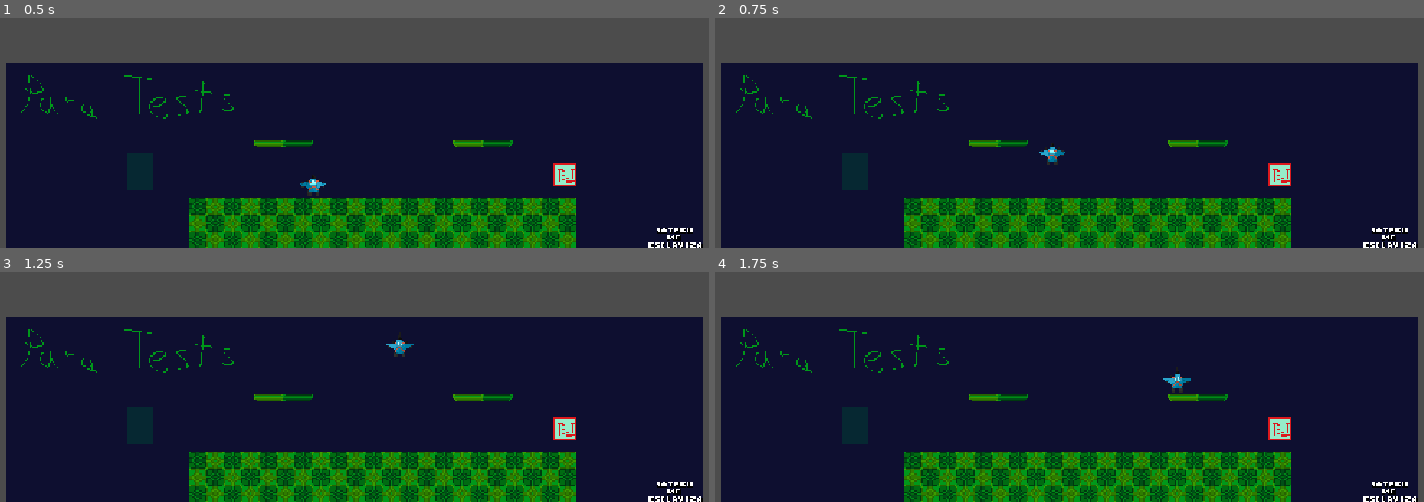
Above: before the commit, frames 1-4 (two rows, left to right).
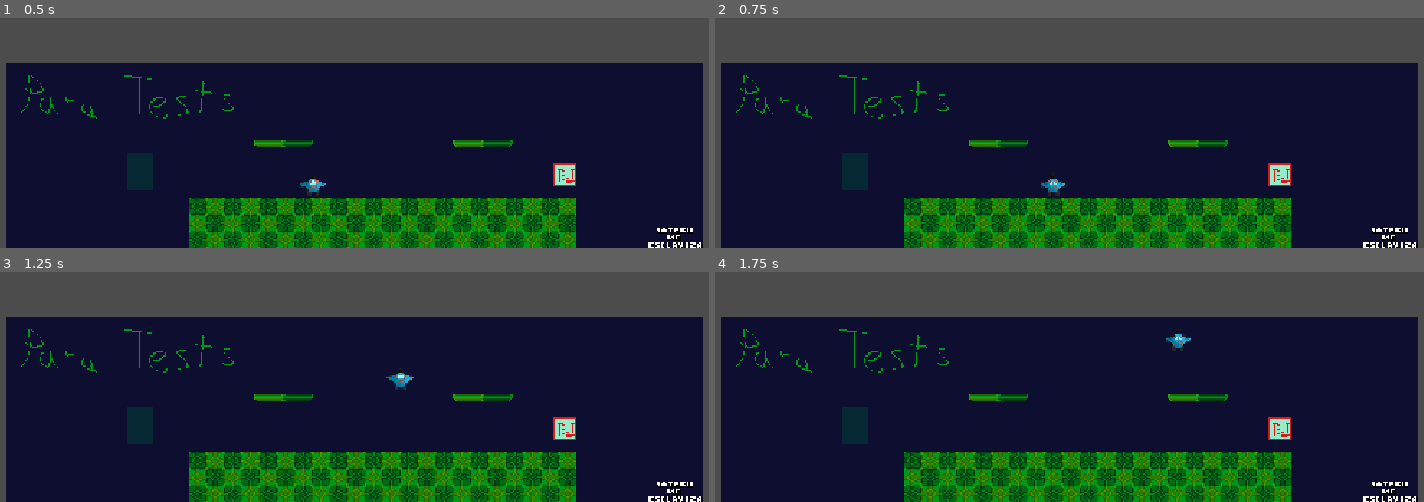
Above: after the commit, the same moments.

Repository: SaternDev/PixelVs2D
Game: Godot game, scene res://Scenes/SceneMap1.tscn
Two runs of this game, one before a commit and one after it. Both use one fixed random seed, a clock stepped at 60 frames per second and the inputs below.
Inputs:
- Up to frame 1 (0.5 s): no input
- Up to frame 2 (0.75 s): tap Enter (ui_accept) at 0.5, 0.6 s; hold D (Derecha) from 0.53 s (still down)
- Up to frame 3 (1.25 s): keep holding D (Derecha); tap Space (Salto) at 0.77, 0.8, 1.07 s
- Up to frame 4 (1.75 s): keep holding D (Derecha); tap Space (Salto) at 1.35, 1.52 s; tap Enter (ui_accept) at 1.55 s

Frame 1 is identical in both runs. In frame 2, 0.3% of the frame differs, in the area x 45-50%, y 54-78%; in frame 3, 0.3%; in frame 4, 0.3%.

Commit message:
Script de Jugador
He mejorado el script del jugador

Nueva Variables:
-coordenadas de reaparecer (respawnLocation)
-Knockback, dice si está reciviendo o no nokback
-Cantidad Vidas

cambio en movimiento y salto, solo se peude mientras no estes reciviendo knockback

Nuevas Funciones:
-muerte del jugador
-recibirKnockback

Diff:
--- a/Scripts/player1_controller.gd
+++ b/Scripts/player1_controller.gd
@@ -3,41 +3,64 @@
 
 const  SPEED = 180.0
 
+var LIFES = 3
 @export var jump_velocity = -300.0
+@export var respawnLocation:Vector2 = Vector2(510., 550.)
 
 var air_jumps = 2
+
+var inKnockback:bool = false
+
+func _process(_delta: float) -> void:
+	if position.y > 2000:
+		position = respawnLocation
+		player_Death()
 
 
 func _physics_process(delta: float) -> void:
 
 	var direction := Input.get_axis("Izquierda", "Derecha")
 
-	# Add the gravity.
-	if not is_on_floor():
-		velocity += get_gravity() * delta
+	if not inKnockback:
+		# Add the gravity.
+		if not is_on_floor():
+			velocity += get_gravity() * delta
 
 	#Restart Double Jump
 	if is_on_floor():
 		air_jumps = 2
 
-	# Handle jump.
-	if Input.is_action_just_pressed("ui_accept") and is_on_floor():
-		velocity.y = jump_velocity
-	#Handle Double Jump
-	elif Input.is_action_just_pressed("Salto") and not is_on_floor() and air_jumps > 0:
-		air_jumps -= 1
-		velocity.y = jump_velocity
+
+	#Te deja saltar si no estás recibiendo knockback
+	if not inKnockback:
+		# Handle jump.
+		if Input.is_action_just_pressed("Salto") and is_on_floor():
+			velocity.y = jump_velocity
+		#Handle Double Jump
+		elif Input.is_action_just_pressed("Salto") and not is_on_floor() and air_jumps > 0:
+			air_jumps -= 1
+			velocity.y = jump_velocity
 
 	#Handle Sprite Flip to turn the player
-	if direction == 1:
-		$Sprite2D.flip_h = true
-	elif direction == -1:
-		$Sprite2D.flip_h = false
+	if direction != 0:
+		$Sprite2D.scale.x = direction
 
-	# Get the input direction and handle the movement/deceleration.
-	if direction:
-		velocity.x = direction * SPEED
-	else:
-		velocity.x = move_toward(velocity.x, 0, SPEED)
+	#No te deja moverte cuando estas reciviendo knockback
+	if not inKnockback:
+		# Get the input direction and handle the movement/deceleration.
+		if direction:
+			velocity.x = direction * SPEED
+		else:
+			velocity.x = move_toward(velocity.x, 0, SPEED)
+
 
 	move_and_slide()
+
+
+func player_Death():
+	print("Player has dead")
+
+
+func recibirKnockback():
+	#Futura función para recibir knockback y que te lance hacia atrás
+	print("Knockback")
